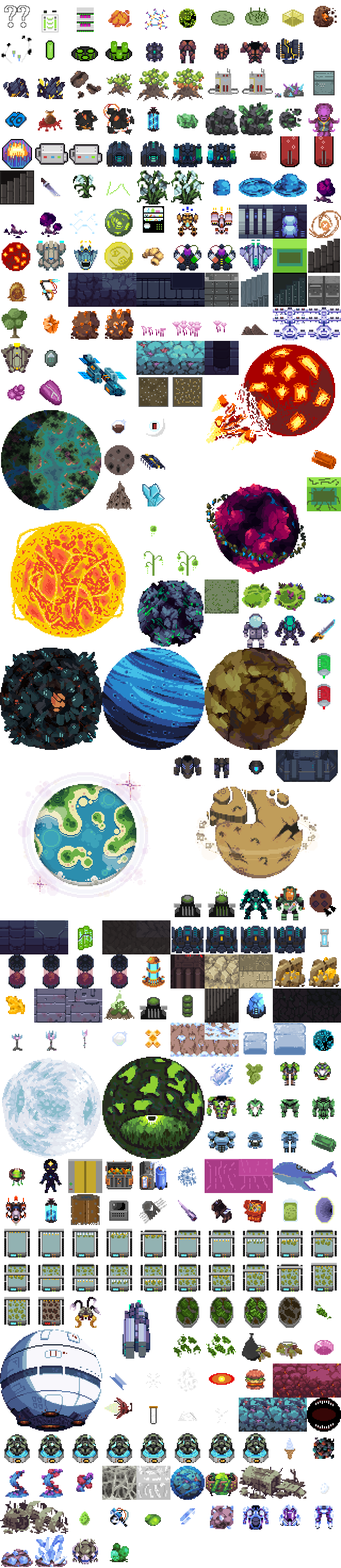
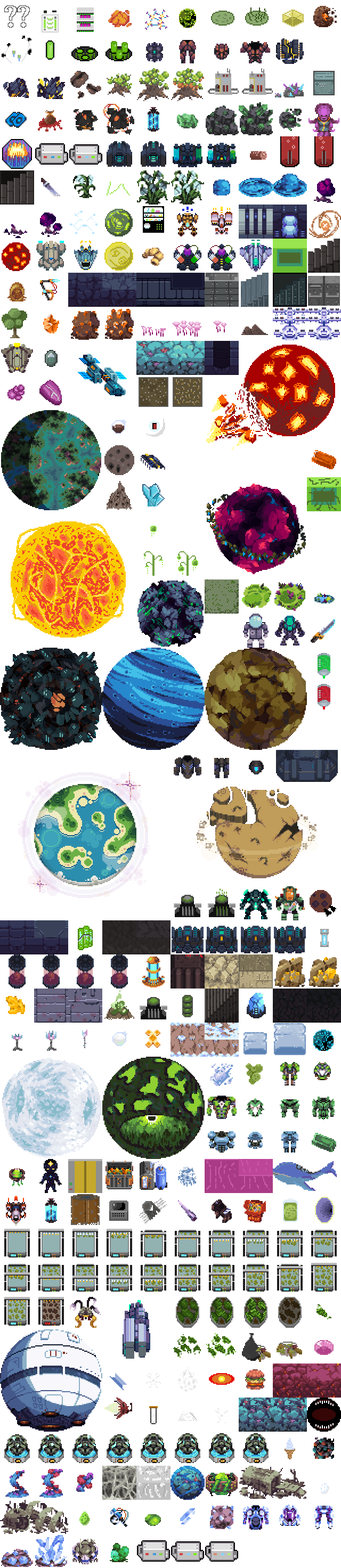
Comparing the layer stacks of the two 341px x 1568px images. Changes:
added layer "architect-station" above "asteroid-ship" over [136, 1540, 239, 1562]
